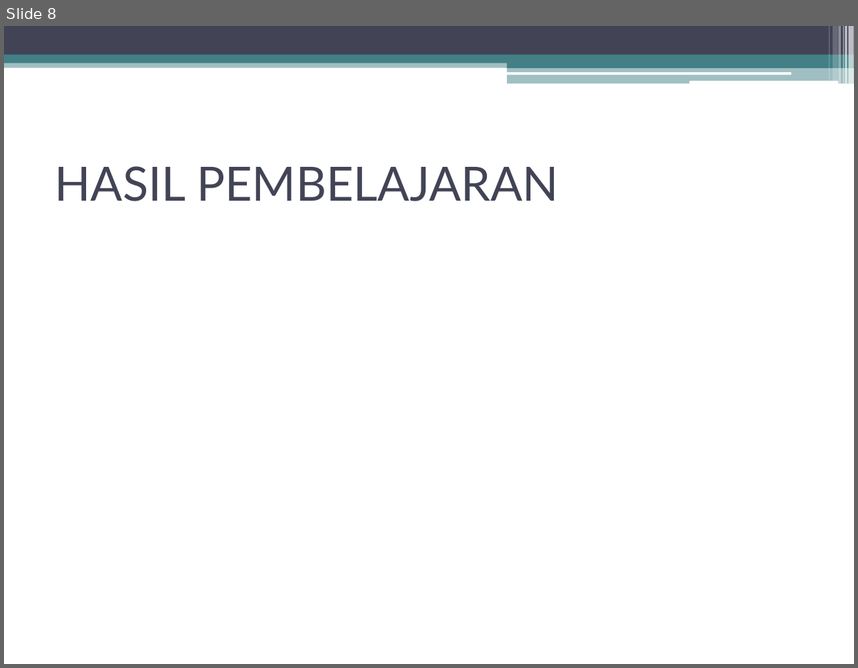
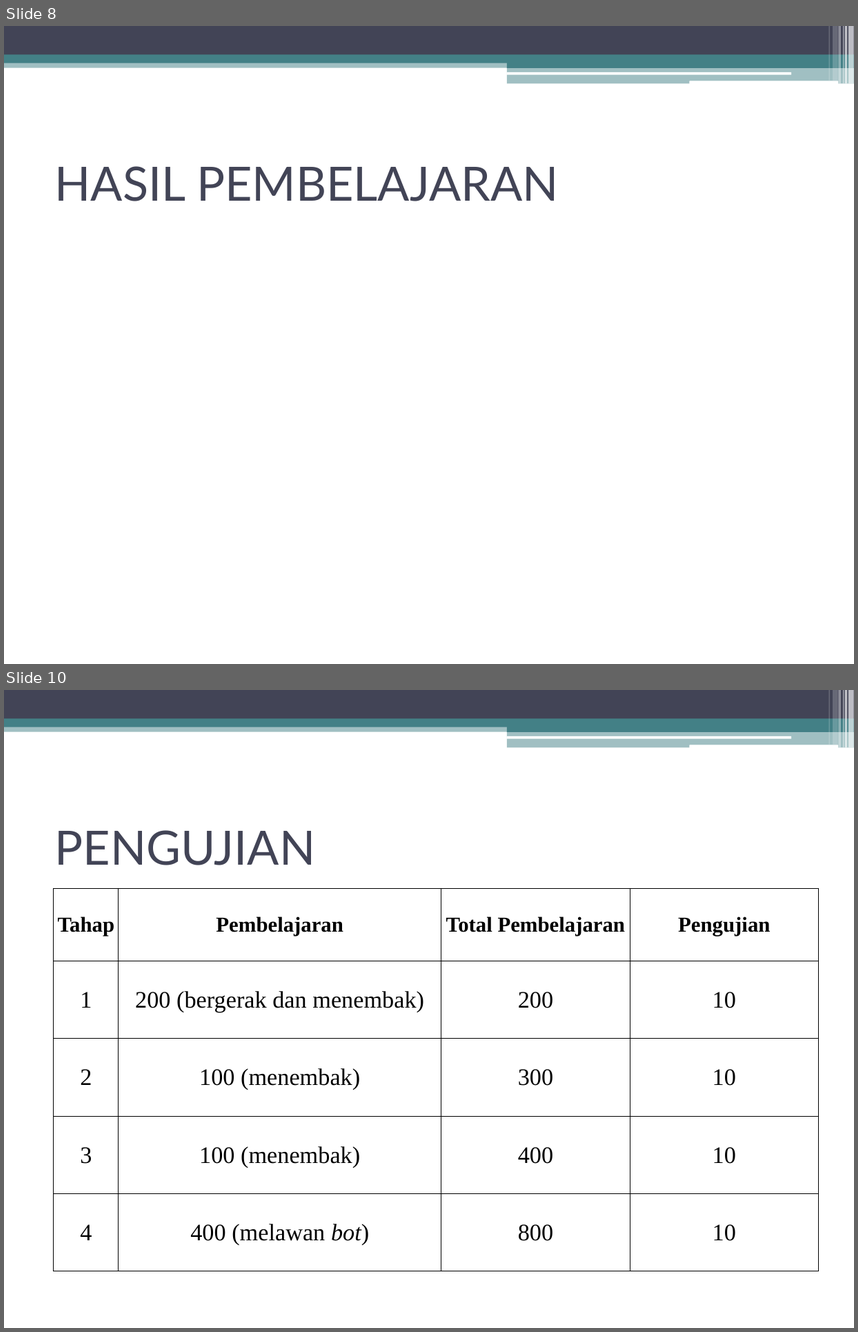
Before and after one commit to dcomputare/Tugas-Akhir, a slide deck: TA bab 1-4/PENGEMBANGAN BOT PADA GAME GANG GARRISON 2 DENGAN.pptx. Shown one above the other, each under a label of ours: slide 8 before the commit, slides 8 and 10 after it; the slides between them are not shown. The pictures are 858x668 and 858x1332 pixels, drawn with LibreOffice and Linux fonts; fonts in the diff are those of the drawing. Boxes give left, top, right and bottom in pixels: in the first picture for what was removed or moved away, otherwise in the second. Text is boxed around its words. In the diff, an @@ line names an element or a change of style, - is before the commit and + after.

```diff
--- a/TA bab 1-4/PENGEMBANGAN BOT PADA GAME GANG GARRISON 2 DENGAN.pptx
+++ b/TA bab 1-4/PENGEMBANGAN BOT PADA GAME GANG GARRISON 2 DENGAN.pptx
@@ slide 10 added at <box>4,690,854,1328</box>, background #FFFFFF; not listed: 13 template elements that a slide beside it also shows @@
@@ title added at <box>55,830,316,865</box>, 40 pt, text #424456 @@
+PENGUJIAN
@@ table added at <box>53,888,818,1270</box>, 5 rows, 4 columns @@
+Tahap | Pembelajaran | Total Pembelajaran | Pengujian
+1 | 200 (bergerak dan menembak) | 200 | 10
+2 | 100 (menembak) | 300 | 10
+3 | 100 (menembak) | 400 | 10
+4 | 400 (melawan bot) | 800 | 10
```
Also in this commit, not shown: 3 slides changed, 5 other slides added, 2 slides removed.
